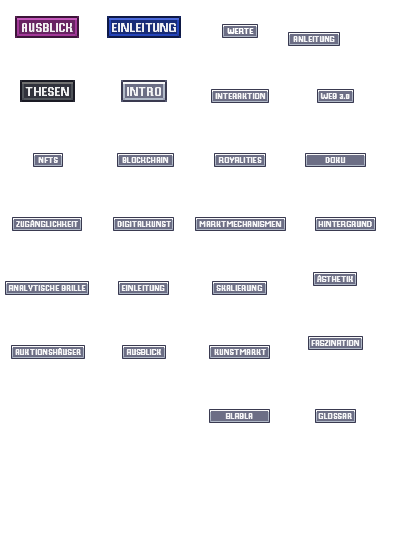
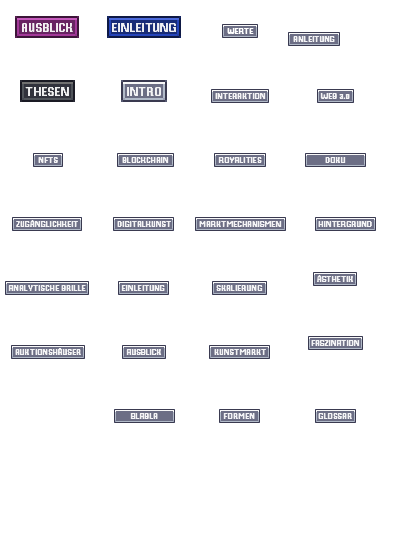
Layer changes from the first 416 x 544 image to the second:
added layer "blabla" (90%) above "Layer 10" over left=130, top=413, right=158, bottom=419
added layer "Layer 10" above "Formen" over left=114, top=409, right=175, bottom=423
renamed "blabla" to "Formen", painted on it over left=223, top=413, right=255, bottom=419
painted on "Layer 9" over left=209, top=409, right=270, bottom=423
